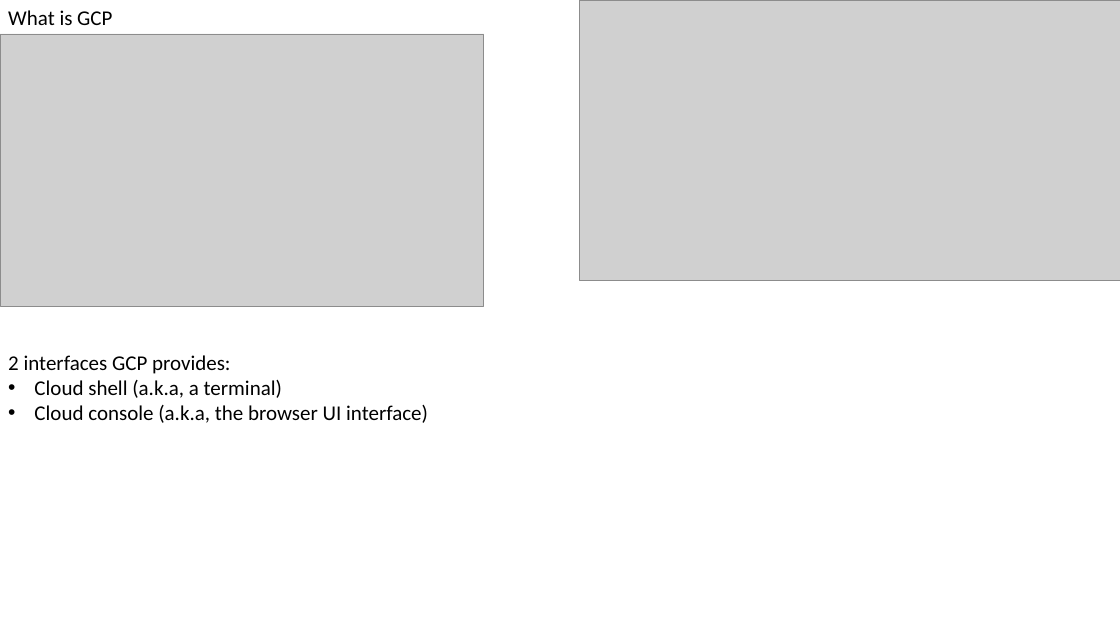
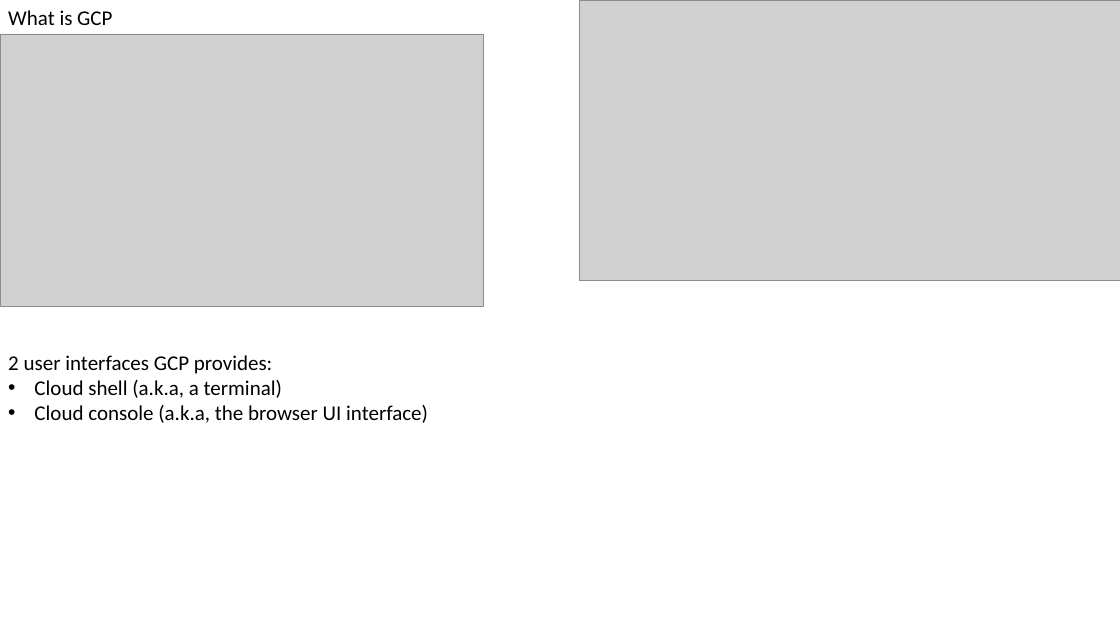
Before and after one commit to legend507/CommonSense, a slide deck: slide 11 of [GCP_Coursera].pptx. Drawn at 1120x630 pixels with LibreOffice and Linux fonts; fonts in the diff are those of the drawing; grey boxes stand for pictures. Boxes give left, top, right and bottom in pixels: in the first picture for what was removed or moved away, otherwise in the second. Text is boxed around its words. In the diff, an @@ line names an element or a change of style, - is before the commit and + after.

```diff
--- a/[GCP_Coursera].pptx
+++ b/[GCP_Coursera].pptx
@@ text at [8, 355, 273, 374]: text changed @@
-2 interfaces GCP provides:
+2 user interfaces GCP provides:
```
Also in this commit, not shown: 3 slides added.
